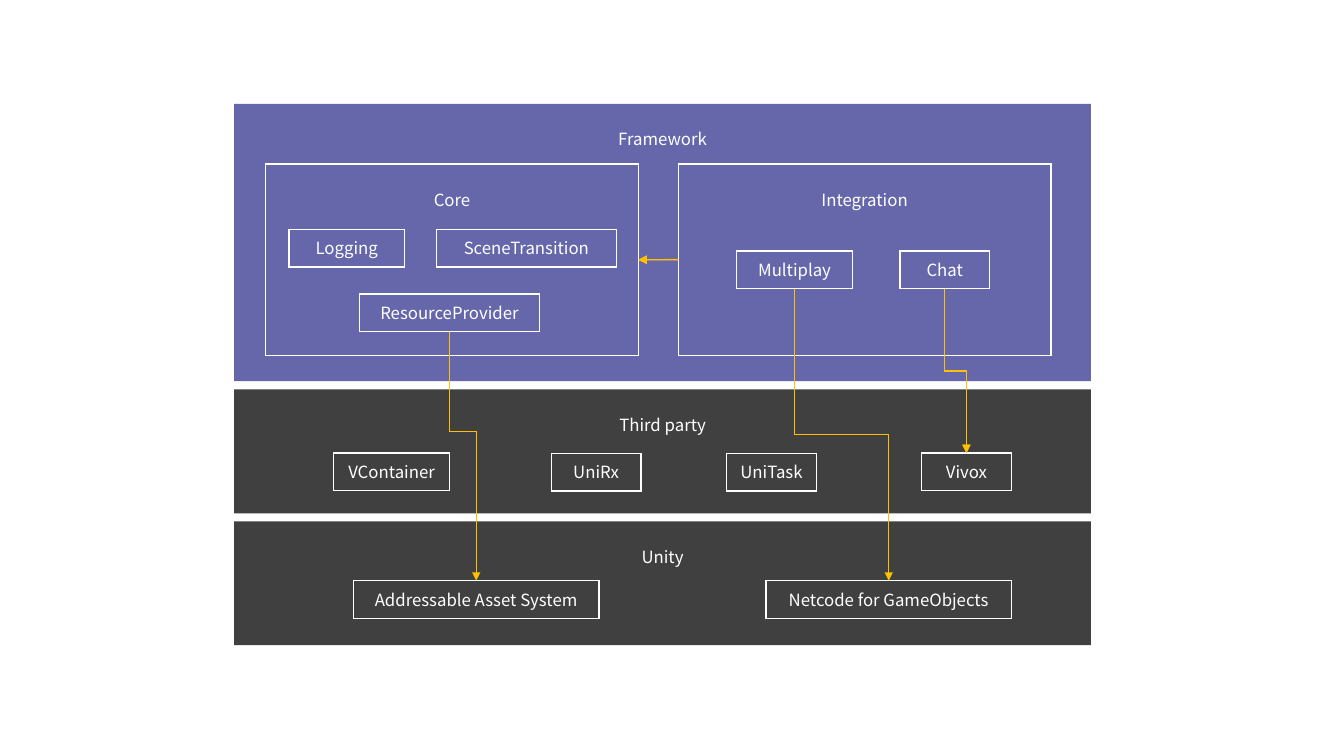
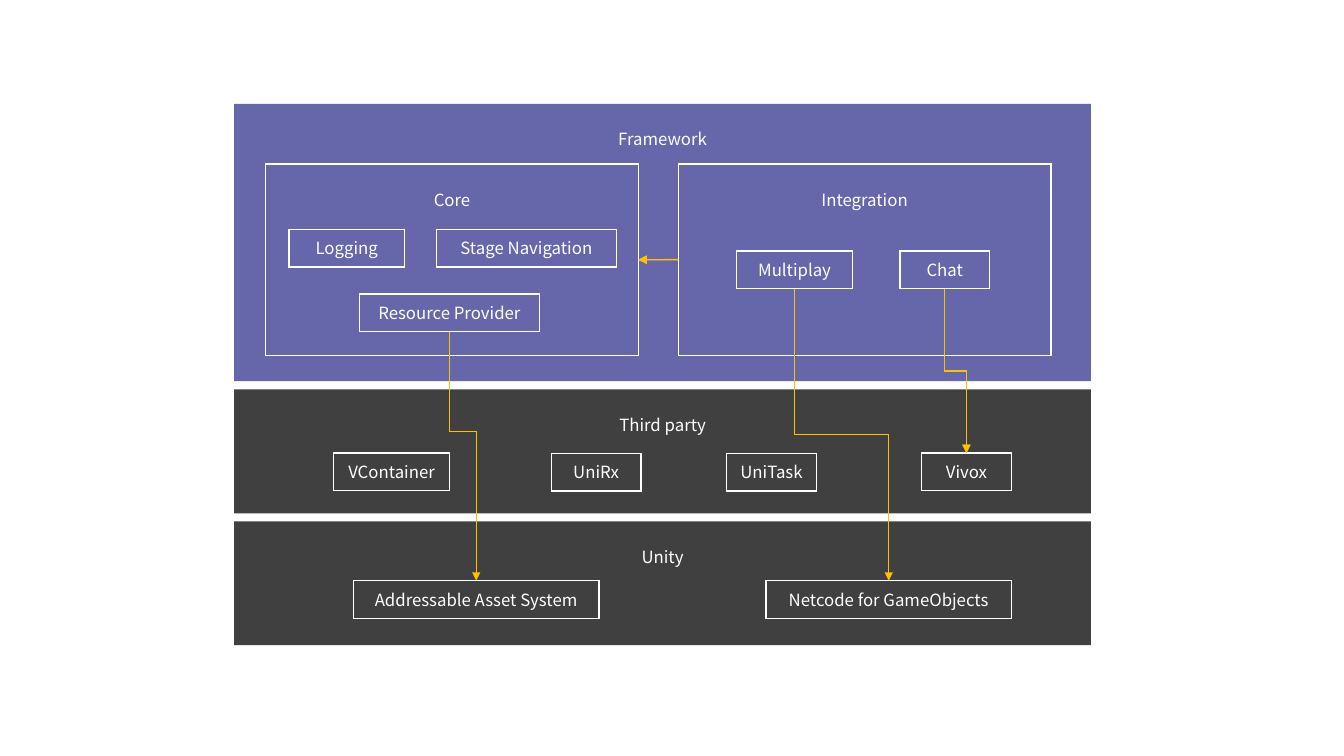
Before and after one commit to extreal-dev/Extreal.Guide, a slide deck: slide 1 of work/work.pptx. Drawn at 1344x756 pixels with LibreOffice and Linux fonts; fonts in the diff are those of the drawing. Boxes give left, top, right and bottom in pixels: in the first picture for what was removed or moved away, otherwise in the second. Text is boxed around its words. In the diff, an @@ line names an element or a change of style, - is before the commit and + after.

Commit message:
SceneTranstion→StageNavigationに変更

```diff
--- a/work/work.pptx
+++ b/work/work.pptx
@@ text in rectangle at (x1=460, y1=241, x2=593, y2=258): text changed @@
-SceneTransition
+Stage Navigation
@@ text in rectangle at (x1=378, y1=305, x2=521, y2=319): spaces changed @@
-ResourceProvider
+Resource Provider
```
Also in this commit, not shown: 1 other slide changed, 5 other files.
